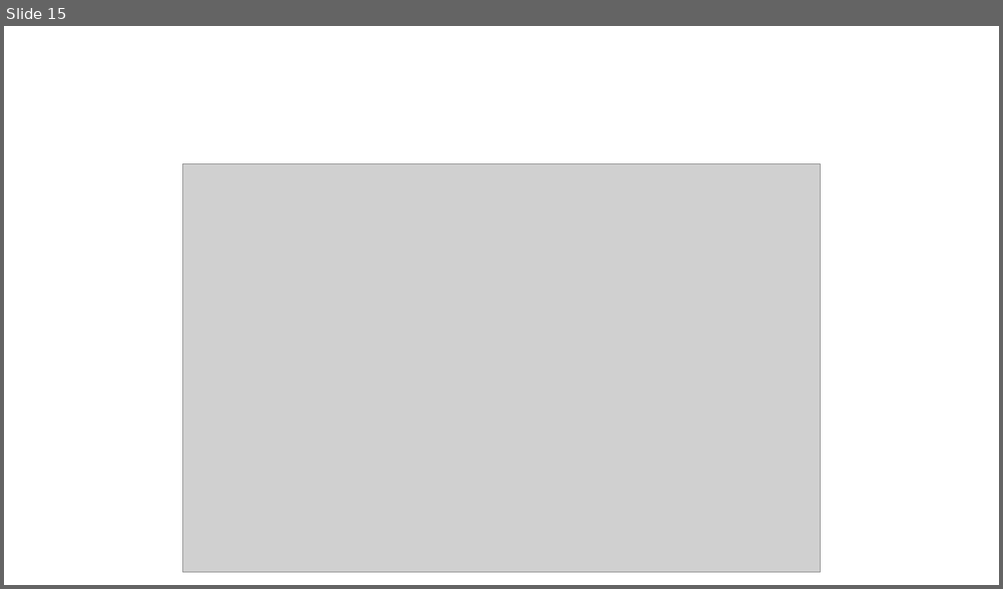
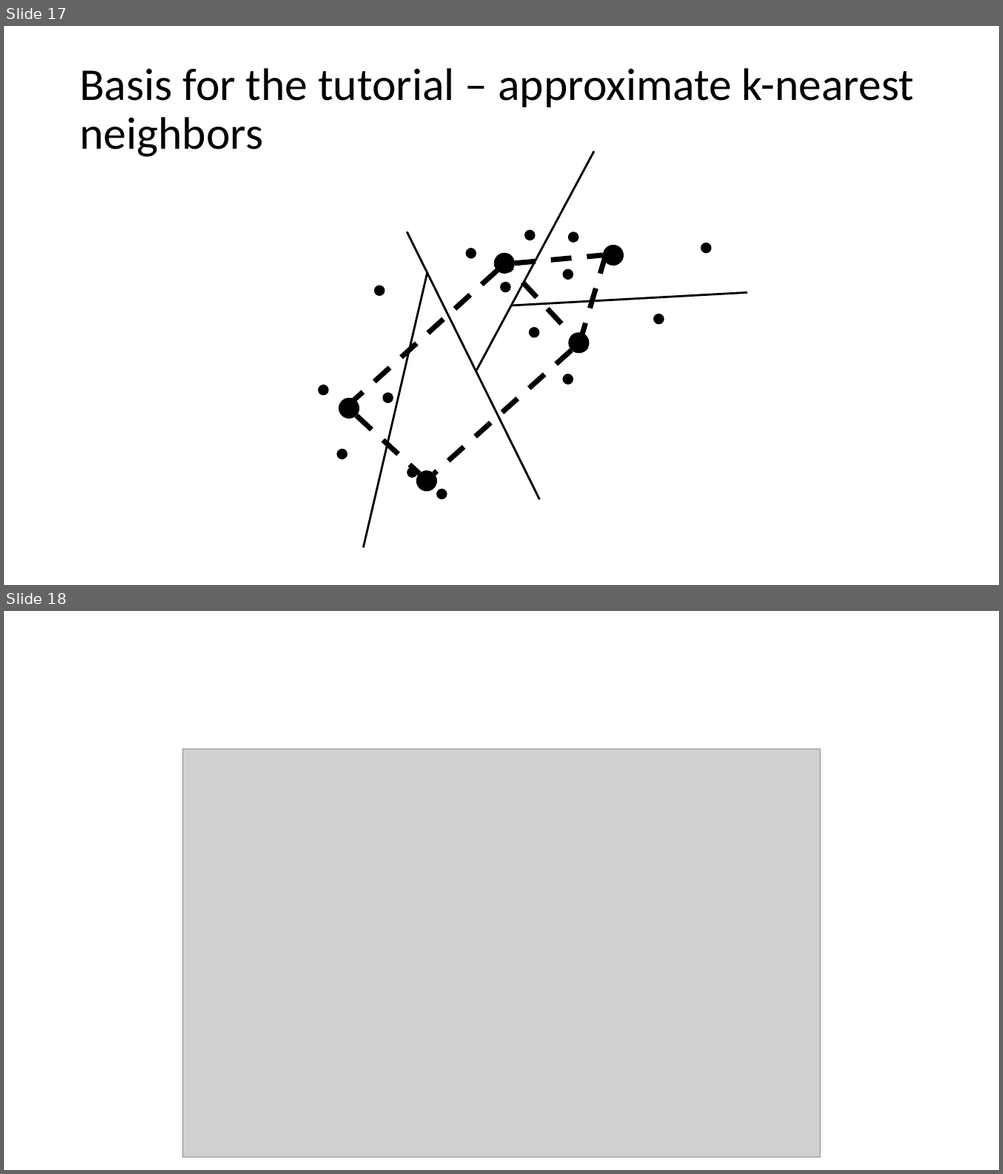
Before and after one commit to AnabelSMRuggiero/Dimensionality-Reduction-Tutorial, a slide deck: Presentation/Dimensionality-Reduction.pptm. Shown one above the other, each under a label of ours: slide 15 before the commit, slides 17 and 18 after it. The pictures are 1003x589 and 1003x1174 pixels, drawn with LibreOffice and Linux fonts; fonts in the diff are those of the drawing; grey boxes stand for pictures. Boxes give left, top, right and bottom in pixels: in the first picture for what was removed or moved away, otherwise in the second. Text is boxed around its words. In the diff, an @@ line names an element or a change of style, - is before the commit and + after.

```diff
--- a/Presentation/Dimensionality-Reduction.pptm
+++ b/Presentation/Dimensionality-Reduction.pptm
@@ slide 17 added at [4, 26, 999, 585], background #FFFFFF @@
@@ title added at [79, 68, 913, 157], 44 pt, text #000000 @@
+Basis for the tutorial – approximate k-nearest neighbors
@@ line added from (476, 371) to (595, 151), #000000 2 pt @@
@@ line added from (407, 232) to (540, 500), #000000 2 pt @@
@@ ellipse added at [524, 230, 535, 240], fill #000000 @@
@@ ellipse added at [568, 232, 578, 242], fill #000000 @@
@@ ellipse added at [603, 244, 623, 266], fill #000000 @@
@@ ellipse added at [701, 242, 711, 253], fill #000000 @@
@@ ellipse added at [466, 248, 476, 259], fill #000000 @@
@@ ellipse added at [494, 253, 515, 274], fill #000000 @@
@@ line added from (515, 264) to (603, 255), #000000 5 pt dashed @@
@@ ellipse added at [563, 269, 573, 280], fill #000000 @@
@@ line added from (579, 343) to (606, 257), #000000 5 pt dashed @@
@@ line added from (497, 271) to (354, 400), #000000 5 pt dashed @@
@@ line added from (363, 548) to (427, 272), #000000 2 pt @@
@@ ellipse added at [374, 286, 384, 296], fill #000000 @@
@@ ellipse added at [500, 282, 511, 292], fill #000000 @@
@@ line added from (586, 351) to (512, 271), #000000 5 pt dashed @@
@@ line added from (747, 293) to (511, 306), #000000 2 pt @@
@@ ellipse added at [653, 314, 663, 324], fill #000000 @@
@@ ellipse added at [529, 327, 539, 338], fill #000000 @@
@@ ellipse added at [568, 332, 589, 354], fill #000000 @@
@@ line added from (571, 351) to (434, 474), #000000 5 pt dashed @@
@@ ellipse added at [563, 375, 573, 385], fill #000000 @@
@@ ellipse added at [318, 385, 329, 395], fill #000000 @@
@@ ellipse added at [338, 398, 359, 419], fill #000000 @@
@@ ellipse added at [382, 393, 392, 403], fill #000000 @@
@@ line added from (356, 416) to (420, 474), #000000 5 pt dashed @@
@@ ellipse added at [337, 449, 347, 460], fill #000000 @@
@@ ellipse added at [407, 468, 418, 478], fill #000000 @@
@@ ellipse added at [416, 471, 437, 491], fill #000000 @@
@@ ellipse added at [436, 489, 447, 500], fill #000000 @@
@@ what was slide 15 is now slide 18 @@
```
Also in this commit, not shown: 2 slides changed, 4 other slides added, 2 slides removed, 4 other files.
